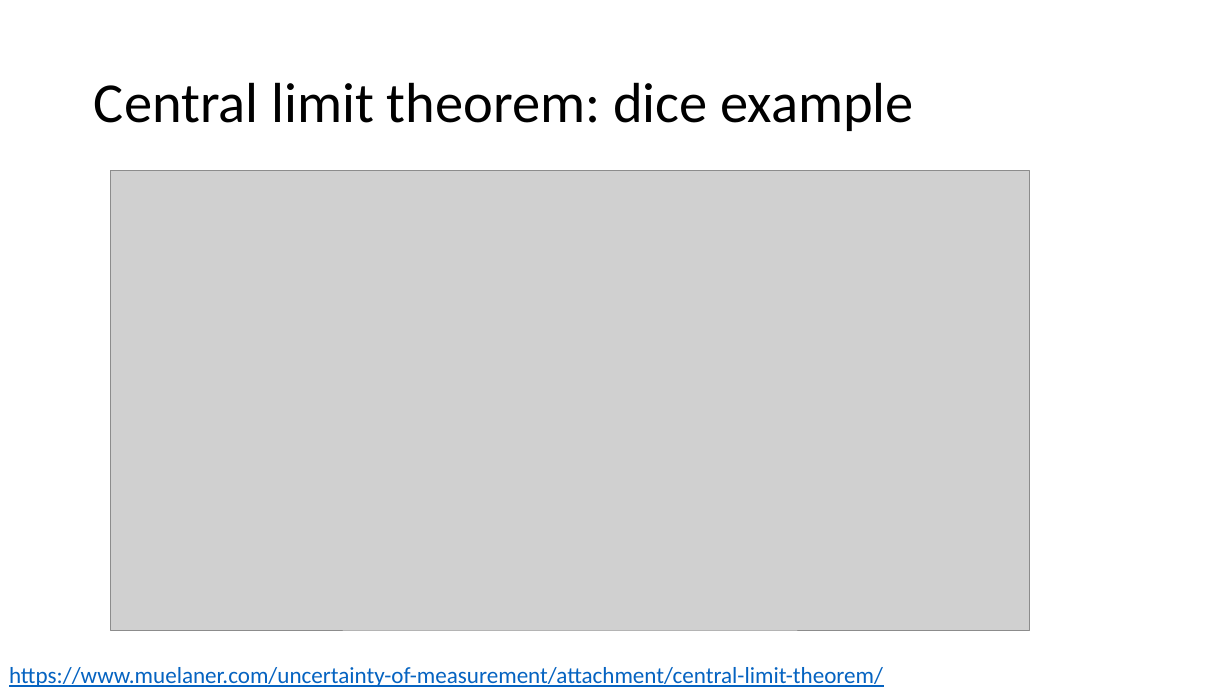
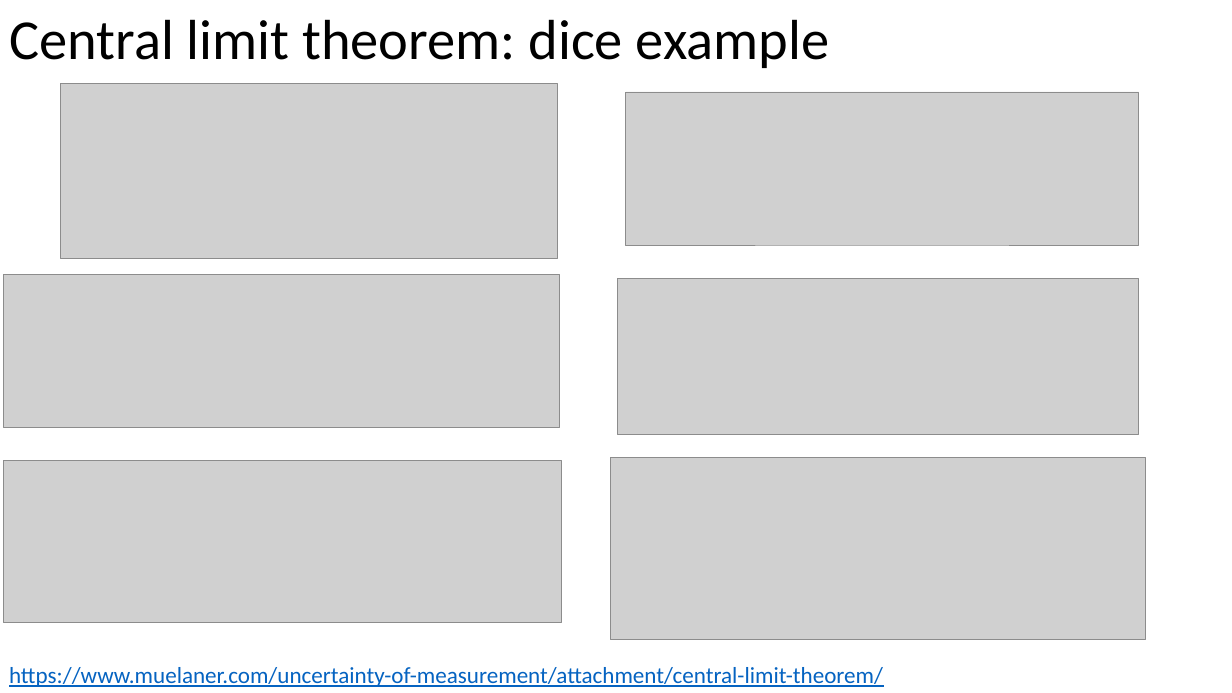
Before and after one commit to russellu/cs405, a slide deck: slide 7 of Lecture_16.pptx. Drawn at 1232x693 pixels with LibreOffice and Linux fonts; fonts in the diff are those of the drawing; grey boxes stand for pictures. Boxes give left, top, right and bottom in pixels: in the first picture for what was removed or moved away, otherwise in the second. Text is boxed around its words. In the diff, an @@ line names an element or a change of style, - is before the commit and + after.

Commit message:
add

```diff
--- a/Lecture_16.pptx
+++ b/Lecture_16.pptx
@@ title "Central limit theorem: dice example": place and size @@
-title "Central limit theorem: dice example" at (94,82,913,131)
+title "Central limit theorem: dice example" at (9,19,829,68)
@@ picture added at (60,84,558,259) @@
@@ picture added at (626,92,1139,246) @@
@@ picture removed at (111,171,1030,630) @@
@@ picture added at (4,274,560,428) @@
@@ picture added at (617,278,1140,434) @@
@@ picture added at (4,460,562,623) @@
@@ picture added at (611,457,1146,640) @@
```
Also in this commit, not shown: 4 other slides changed, 4 slides added.
